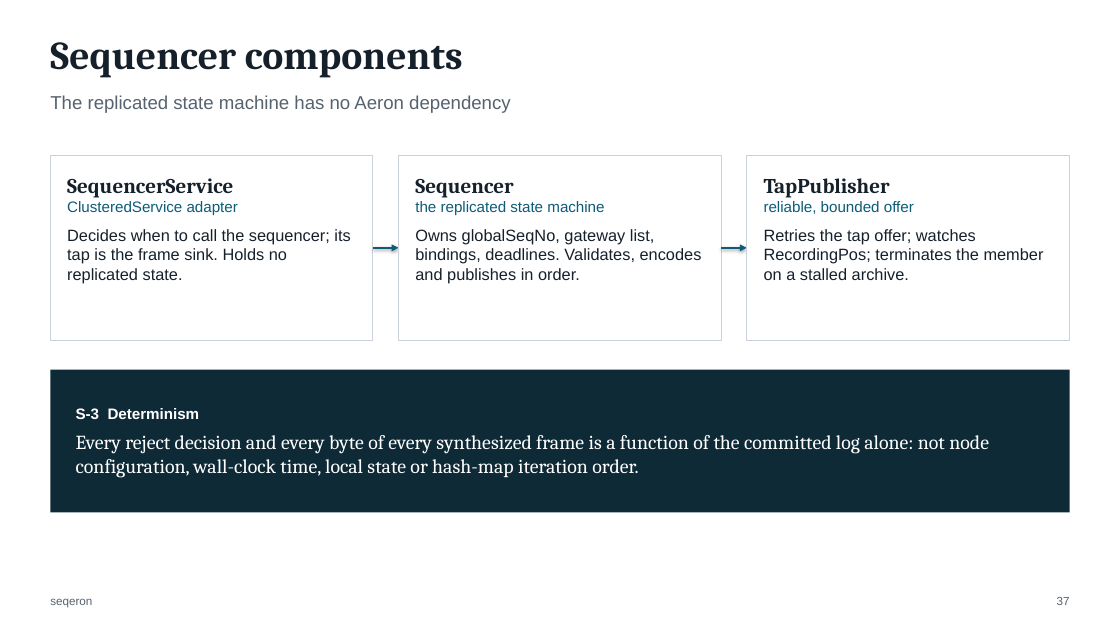
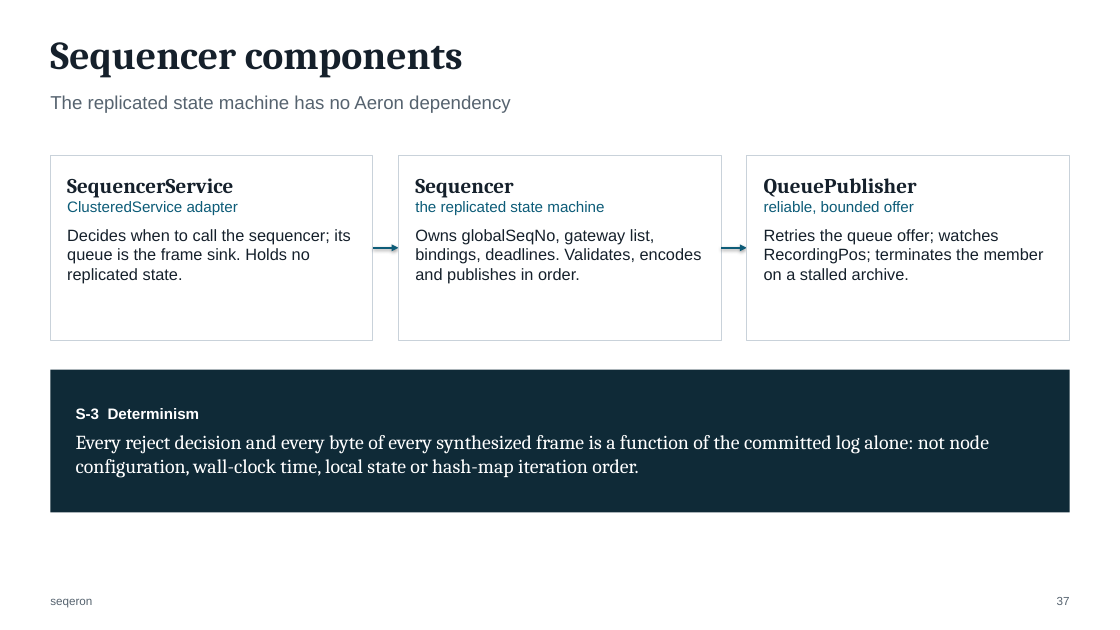
Before and after one commit to FredrikJDahlberg/seqeron, a slide deck: slide 37 of doc/presentation/seqeron-architecture.pptx. Drawn at 1120x630 pixels with LibreOffice and Linux fonts; fonts in the diff are those of the drawing. Boxes give left, top, right and bottom in pixels: in the first picture for what was removed or moved away, otherwise in the second. Text is boxed around its words. In the diff, an @@ line names an element or a change of style, - is before the commit and + after.

Commit message:
Rename the tap to the queue in the architecture deck
The deck follows the code: the queue, QueuePublisher, QueueRelay and
QUEUE_STALLED, with the glossary row moved to stay alphabetical. The log
drawn as a tape keeps its name. Where the deck used "queue" for replay
requests waiting on a slot, it now says they wait or are pending, as the
code does, and the three "Queue · aeron:ipc 205" labels are widened to stay
on one line.

```diff
--- a/doc/presentation/seqeron-architecture.pptx
+++ b/doc/presentation/seqeron-architecture.pptx
@@ text in rectangle at (764, 178, 917, 197): text changed @@
-TapPublisher
+QueuePublisher
@@ text in rectangle at (67, 229, 350, 284): text changed @@
-Decides when to call the sequencer; its tap is the frame sink. Holds no replicated state.
+Decides when to call the sequencer; its queue is the frame sink. Holds no replicated state.
@@ text in rectangle at (764, 229, 1044, 280): text changed @@
-Retries the tap offer; watches RecordingPos; terminates the member on a stalled archive.
+Retries the queue offer; watches RecordingPos; terminates the member on a stalled archive.
```
Also in this commit, not shown: 31 other slides changed, 1 other file.
